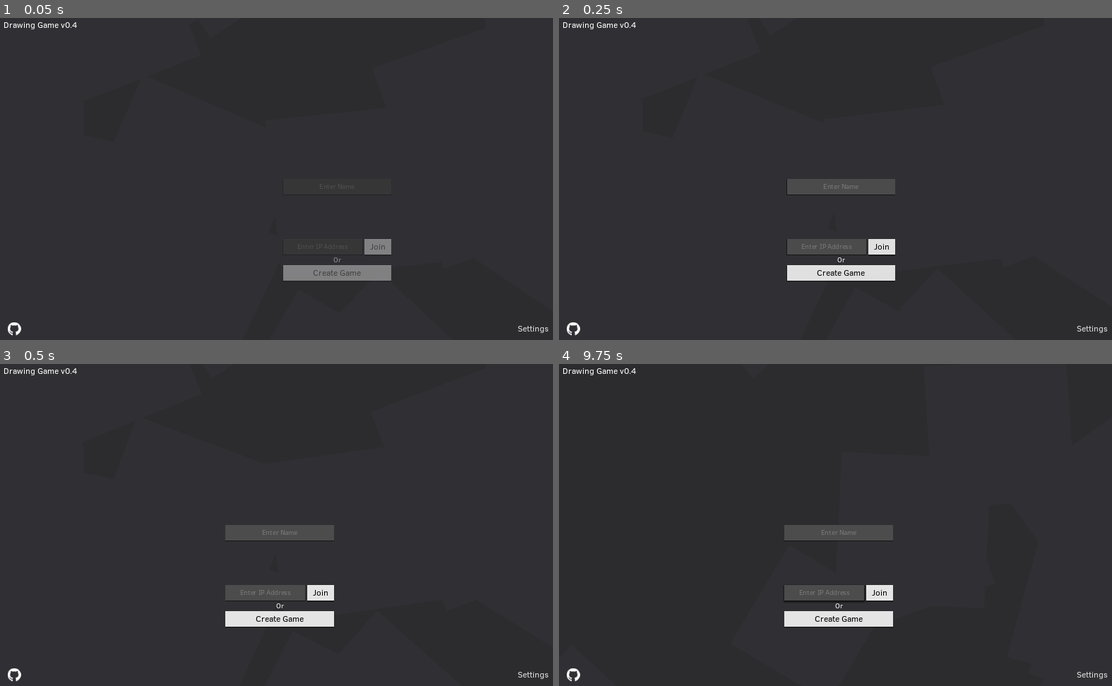
Above: before the commit, frames 1-4 (two rows, left to right).
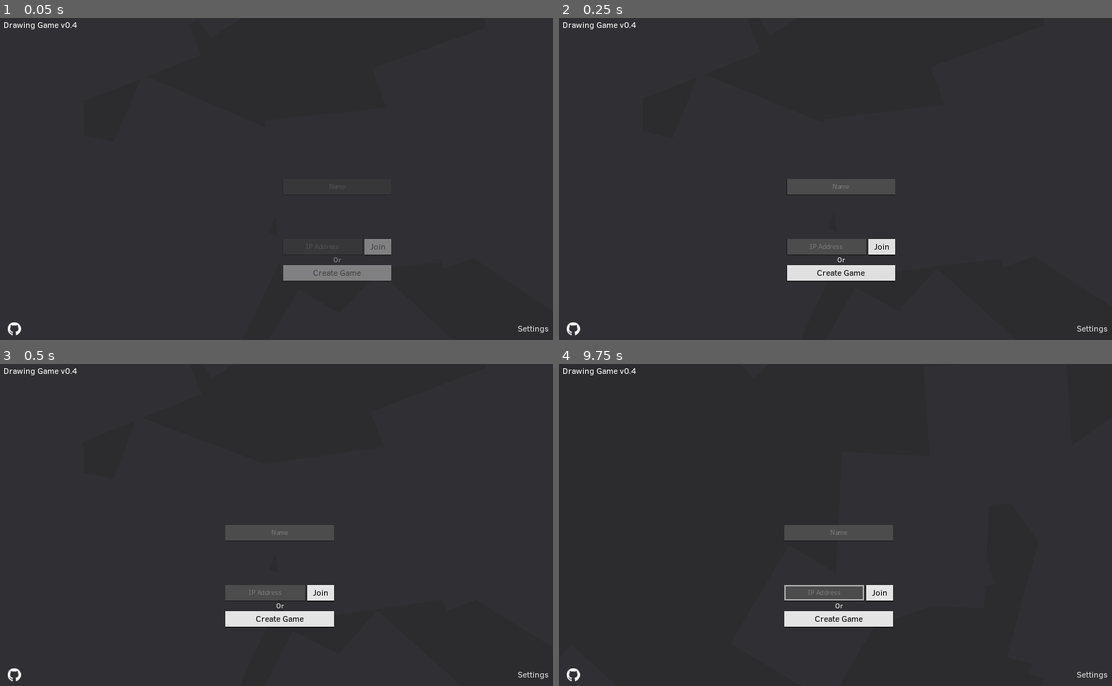
Above: after the commit, the same moments.

Repository: rednir/DrawingGame
Game: Godot game, scene res://Scenes/MainMenu.tscn
The game is run twice, just before and just after one commit, with the same random seed, the same clock (stepped at 60 frames per second) and the same inputs. Sound files missing from this copy of the repository are replaced by a short silence.
Inputs (mouse positions are in pixels of both pictures, inside the frame that each line leads up to):
- Up to frame 1 (0.05 s): no input
- Up to frame 2 (0.25 s): no input
- Up to frame 3 (0.5 s): no input
- Up to frame 4 (9.75 s): click (841, 531) at 0.52 s; type "Alex" at 0.6 s; click (824, 592) at 0.75 s; type "Alex" at 0.83 s; click "Create Game" at 1.25 s; click "OK" at 2 s; click "Create Game" at 2.75 s; click "OK" at 3.5 s; click "Create Game" at 4.25 s; click "OK" at 5 s; tap Enter at 5.75 s; move the mouse to (962, 508) at 5.77 s; click (962, 508) at 5.92 s; move the mouse to (724, 541) at 6.52 s; click (724, 541) at 6.67 s; tap Space at 7.25 s; move the mouse to (896, 450) at 7.27 s; click (896, 450) at 7.42 s; click "Join" at 8 s; click "Leave" at 8.75 s; move the mouse to (807, 592) at 9.52 s; click (807, 592) at 9.67 s

The runs differ from the first frame. In frame 1, less than 0.1% of the frame differs, in the area x 55-60%, y 51-71%; in frame 2, less than 0.1%; in frame 3, less than 0.1%; in frame 4, 0.2%, in the area x 40-56%, y 51-74%.
Error in both runs: Invalid call. Nonexistent function 'connect' in base 'Nil'. (res://Scripts/Game/DrawingCanvas.gd:25)

Commit message:
improve styling

Diff:
--- /dev/null
+++ b/Fonts/textedit.tres
@@ -0,0 +1,7 @@
+[gd_resource type="DynamicFont" load_steps=2 format=2]
+
+[ext_resource path="res://Fonts/ClearSans-Regular.ttf" type="DynamicFontData" id=1]
+
+[resource]
+size = 14
+font_data = ExtResource( 1 )
--- a/Scenes/MainMenu.tscn
+++ b/Scenes/MainMenu.tscn
@@ -12,20 +12,10 @@
 max_value = 360.0
 _data = [ Vector2( 0.00343643, -327.273 ), 0.0, 502.454, 0, 1, Vector2( 1, 173.455 ), 502.454, 0.0, 1, 0 ]
 
-[sub_resource type="DynamicFont" id=4]
-size = 14
-font_data = ExtResource( 6 )
-
-[sub_resource type="DynamicFont" id=6]
-font_data = ExtResource( 6 )
-
 [sub_resource type="DynamicFont" id=7]
 size = 13
 extra_spacing_top = -3
 extra_spacing_bottom = -3
-font_data = ExtResource( 6 )
-
-[sub_resource type="DynamicFont" id=8]
 font_data = ExtResource( 6 )
 
 [sub_resource type="Animation" id=9]
@@ -171,11 +161,10 @@
 rect_min_size = Vector2( 0, 28 )
 size_flags_horizontal = 3
 size_flags_vertical = 2
-custom_fonts/font = SubResource( 4 )
 align = 1
 max_length = 35
 context_menu_enabled = false
-placeholder_text = "Enter Name"
+placeholder_text = "Name"
 placeholder_alpha = 0.3
 
 [node name="JoinContainer" type="HBoxContainer" parent="MainButtonsContainer"]
@@ -189,11 +178,10 @@
 rect_min_size = Vector2( 0, 28 )
 size_flags_horizontal = 3
 size_flags_stretch_ratio = 4.0
-custom_fonts/font = SubResource( 4 )
 align = 1
 max_length = 60
 context_menu_enabled = false
-placeholder_text = "Enter IP Address"
+placeholder_text = "IP Address"
 placeholder_alpha = 0.3
 
 [node name="ButtonJoin" type="Button" parent="MainButtonsContainer/JoinContainer"]
@@ -205,7 +193,6 @@
 hint_tooltip = "
 "
 size_flags_horizontal = 3
-custom_fonts/font = SubResource( 6 )
 custom_colors/font_color_disabled = Color( 0.427451, 0.427451, 0.427451, 1 )
 custom_colors/font_color = Color( 0, 0, 0, 1 )
 custom_colors/font_color_hover = Color( 0, 0, 0, 1 )
@@ -234,7 +221,6 @@
 rect_pivot_offset = Vector2( 64.5, 109 )
 hint_tooltip = "
 "
-custom_fonts/font = SubResource( 8 )
 custom_colors/font_color_disabled = Color( 0.427451, 0.427451, 0.427451, 1 )
 custom_colors/font_color = Color( 0, 0, 0, 1 )
 custom_colors/font_color_hover = Color( 0, 0, 0, 1 )
--- a/Styles/LineEdit/generic_lineedit_focus.tres
+++ b/Styles/LineEdit/generic_lineedit_focus.tres
@@ -6,6 +6,11 @@
 content_margin_top = 2.0
 content_margin_bottom = 2.0
 bg_color = Color( 0.298039, 0.298039, 0.298039, 1 )
+border_width_left = 2
+border_width_top = 2
+border_width_right = 2
+border_width_bottom = 2
+border_color = Color( 0.8, 0.8, 0.8, 0.792157 )
 shadow_color = Color( 0, 0, 0, 0.470588 )
-shadow_size = 4
-shadow_offset = Vector2( 0, 2 )
+shadow_size = 1
+shadow_offset = Vector2( 0, 1 )
--- a/Styles/LineEdit/generic_lineedit_normal.tres
+++ b/Styles/LineEdit/generic_lineedit_normal.tres
@@ -6,5 +6,6 @@
 content_margin_top = 2.0
 content_margin_bottom = 2.0
 bg_color = Color( 0.298039, 0.298039, 0.298039, 1 )
+shadow_color = Color( 0, 0, 0, 0.470588 )
 shadow_size = 1
 shadow_offset = Vector2( 0, 1 )
--- a/Themes/generic_theme.tres
+++ b/Themes/generic_theme.tres
@@ -11,6 +11,7 @@
 [ext_resource path="res://Styles/Checkbox/generic_checkbox_unchecked.png" type="Texture" id=9]
 [ext_resource path="res://Styles/WindowDialog/generic_windowdialog_panel.tres" type="StyleBox" id=10]
 [ext_resource path="res://Styles/Buttons/generic_button_disabled.tres" type="StyleBox" id=11]
+[ext_resource path="res://Fonts/textedit.tres" type="DynamicFont" id=12]
 
 [sub_resource type="StyleBoxEmpty" id=1]
 
@@ -75,7 +76,7 @@
 LineEdit/colors/font_color_uneditable = Color( 0.88, 0.88, 0.88, 0.5 )
 LineEdit/colors/selection_color = Color( 0.49, 0.49, 0.49, 1 )
 LineEdit/constants/minimum_spaces = 12
-LineEdit/fonts/font = null
+LineEdit/fonts/font = ExtResource( 12 )
 LineEdit/icons/clear = null
 LineEdit/styles/focus = ExtResource( 6 )
 LineEdit/styles/normal = ExtResource( 5 )
Not shown: 1 places in Scenes/MainMenu.tscn that only renumber resources
Not shown: 1 places in Themes/generic_theme.tres that only renumber resources
